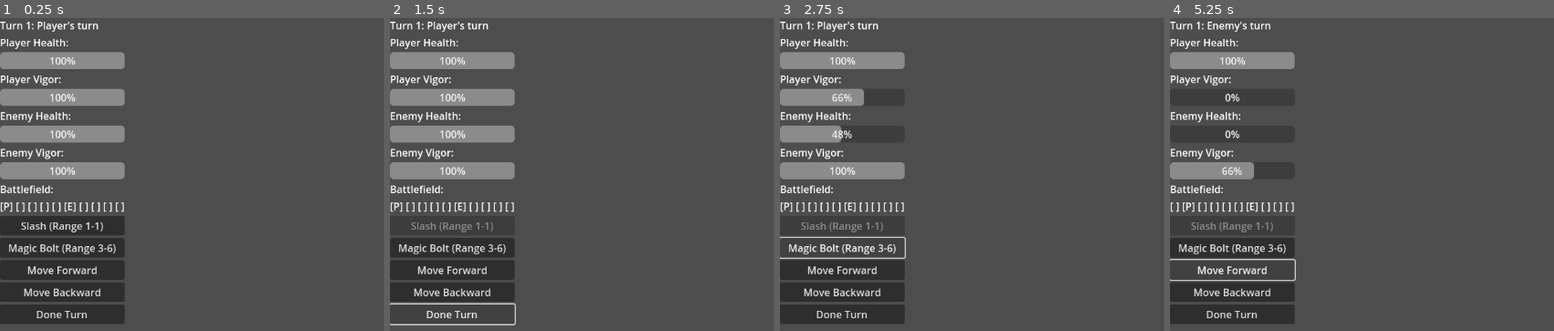
Above: before the commit, frames 1-4 (left to right).
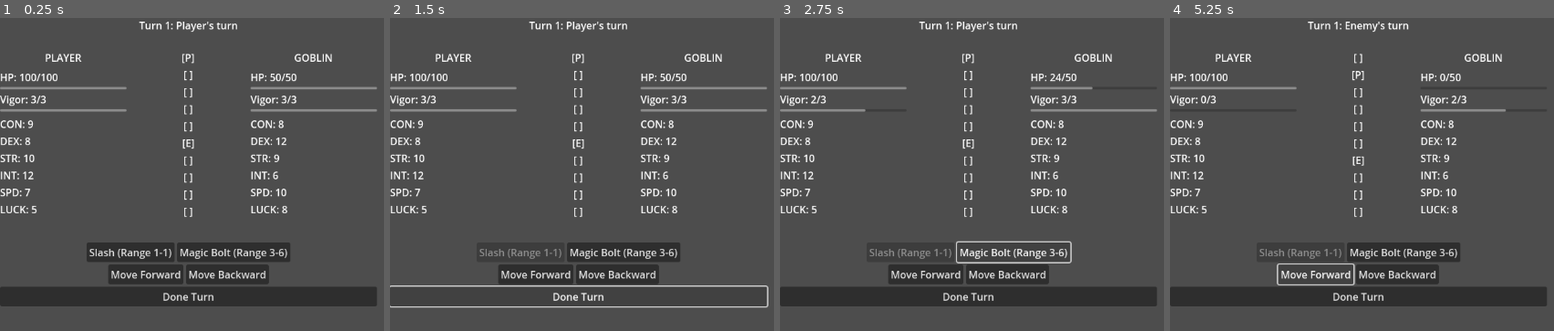
Above: after the commit, the same moments.

Repository: theoskille/project-dither
Game: Godot game, scene res://Main.tscn
The game is run twice, just before and just after one commit, with the same random seed, the same clock (stepped at 60 frames per second) and the same inputs.
Inputs:
- Up to frame 1 (0.25 s): no input
- Up to frame 2 (1.5 s): click "Done Turn" at 0.5 s; click "Done Turn" at 1.25 s
- Up to frame 3 (2.75 s): click "Magic Bolt (Range 3-6)" at 2 s
- Up to frame 4 (5.25 s): click "Move Forward" at 2.75 s; click "Magic Bolt (Range 3-6)" at 3.5 s; click "Done Turn" at 4.25 s; click "Move Forward" at 5 s

The runs differ from the first frame. In frame 1, 28% of the frame differs, in the area x 0-99%, y 1-98%; in frame 2, 22%; in frame 3, 23%; in frame 4, 20%.

Commit message:
new UI + enemy name state

Diff:
--- a/Main.gd
+++ b/Main.gd
@@ -1,13 +1,11 @@
 extends Control
 
-var player_health_bar: ProgressBar
-var enemy_health_bar: ProgressBar
-var player_vigor_bar: ProgressBar
-var enemy_vigor_bar: ProgressBar
+var player_stats_panel: VBoxContainer
+var enemy_stats_panel: VBoxContainer
 var turn_indicator: Label
-var battlefield_display: HBoxContainer
+var battlefield_display: VBoxContainer
 var attack_buttons: Array[Button] = []
-var attack_container: VBoxContainer
+var attack_container: HBoxContainer
 var move_forward_button: Button
 var move_backward_button: Button
 var done_turn_button: Button
@@ -17,71 +15,89 @@
 	_connect_signals()
 
 func _build_ui():
-	var vbox = VBoxContainer.new()
-	add_child(vbox)
+	# Main vertical container
+	var main_vbox = VBoxContainer.new()
+	add_child(main_vbox)
 
+	# Turn indicator at top (full width)
 	turn_indicator = Label.new()
 	turn_indicator.set_script(preload("res://src/ui/TurnIndicator.gd"))
-	vbox.add_child(turn_indicator)
+	turn_indicator.horizontal_alignment = HORIZONTAL_ALIGNMENT_CENTER
+	main_vbox.add_child(turn_indicator)
 
-	vbox.add_child(Label.new())
-	vbox.get_child(-1).text = "Player Health:"
+	# Spacer
+	var spacer = Control.new()
+	spacer.custom_minimum_size = Vector2(0, 20)
+	main_vbox.add_child(spacer)
 
-	player_health_bar = ProgressBar.new()
-	player_health_bar.set_script(preload("res://src/ui/HealthBar.gd"))
-	player_health_bar.entity_name = "player"
-	player_health_bar.value = 100
-	vbox.add_child(player_health_bar)
+	# Middle section: Player Stats | Battlefield | Enemy Stats
+	var middle_hbox = HBoxContainer.new()
+	middle_hbox.alignment = BoxContainer.ALIGNMENT_CENTER
+	main_vbox.add_child(middle_hbox)
 
-	vbox.add_child(Label.new())
-	vbox.get_child(-1).text = "Player Vigor:"
+	# Player stats panel (left)
+	player_stats_panel = VBoxContainer.new()
+	player_stats_panel.set_script(preload("res://src/ui/EntityStatsPanel.gd"))
+	player_stats_panel.entity_name = "player"
+	player_stats_panel.custom_minimum_size = Vector2(200, 0)
+	middle_hbox.add_child(player_stats_panel)
 
-	player_vigor_bar = ProgressBar.new()
-	player_vigor_bar.set_script(preload("res://src/ui/VigorBar.gd"))
-	player_vigor_bar.entity_name = "player"
-	player_vigor_bar.value = 3
-	vbox.add_child(player_vigor_bar)
+	# Spacer
+	var center_spacer = Control.new()
+	center_spacer.custom_minimum_size = Vector2(40, 0)
+	middle_hbox.add_child(center_spacer)
 
-	vbox.add_child(Label.new())
-	vbox.get_child(-1).text = "Enemy Health:"
+	# Battlefield display (center)
+	battlefield_display = VBoxContainer.new()
+	battlefield_display.set_script(preload("res://src/ui/BattlefieldDisplay.gd"))
+	battlefield_display.custom_minimum_size = Vector2(100, 0)
+	middle_hbox.add_child(battlefield_display)
 
-	enemy_health_bar = ProgressBar.new()
-	enemy_health_bar.set_script(preload("res://src/ui/HealthBar.gd"))
-	enemy_health_bar.entity_name = "enemy"
-	enemy_health_bar.value = 100
-	vbox.add_child(enemy_health_bar)
+	# Spacer
+	var right_spacer = Control.new()
+	right_spacer.custom_minimum_size = Vector2(40, 0)
+	middle_hbox.add_child(right_spacer)
 
-	vbox.add_child(Label.new())
-	vbox.get_child(-1).text = "Enemy Vigor:"
+	# Enemy stats panel (right)
+	enemy_stats_panel = VBoxContainer.new()
+	enemy_stats_panel.set_script(preload("res://src/ui/EntityStatsPanel.gd"))
+	enemy_stats_panel.entity_name = "enemy"
+	enemy_stats_panel.custom_minimum_size = Vector2(200, 0)
+	middle_hbox.add_child(enemy_stats_panel)
 
-	enemy_vigor_bar = ProgressBar.new()
-	enemy_vigor_bar.set_script(preload("res://src/ui/VigorBar.gd"))
-	enemy_vigor_bar.entity_name = "enemy"
-	enemy_vigor_bar.value = 3
-	vbox.add_child(enemy_vigor_bar)
+	# Spacer before controls
+	var bottom_spacer = Control.new()
+	bottom_spacer.custom_minimum_size = Vector2(0, 30)
+	main_vbox.add_child(bottom_spacer)
 
-	vbox.add_child(Label.new())
-	vbox.get_child(-1).text = "Battlefield:"
+	# Controls section at bottom
+	var controls_vbox = VBoxContainer.new()
+	controls_vbox.alignment = BoxContainer.ALIGNMENT_CENTER
+	main_vbox.add_child(controls_vbox)
 
-	battlefield_display = HBoxContainer.new()
-	battlefield_display.set_script(preload("res://src/ui/BattlefieldDisplay.gd"))
-	vbox.add_child(battlefield_display)
+	# Attack buttons container (horizontal)
+	attack_container = HBoxContainer.new()
+	attack_container.alignment = BoxContainer.ALIGNMENT_CENTER
+	controls_vbox.add_child(attack_container)
+	_rebuild_attack_buttons()
 
-	# Dynamic attack buttons container
-	attack_container = vbox
-	_rebuild_attack_buttons()
+	# Movement buttons container
+	var movement_hbox = HBoxContainer.new()
+	movement_hbox.alignment = BoxContainer.ALIGNMENT_CENTER
+	controls_vbox.add_child(movement_hbox)
 
 	move_forward_button = Button.new()
 	move_forward_button.text = "Move Forward"
-	vbox.add_child(move_forward_button)
+	movement_hbox.add_child(move_forward_button)
 
 	move_backward_button = Button.new()
 	move_backward_button.text = "Move Backward"
-	vbox.add_child(move_backward_button)
+	movement_hbox.add_child(move_backward_button)
 
+	# Done turn button
 	done_turn_button = Button.new()
 	done_turn_button.text = "Done Turn"
-	vbox.add_child(done_turn_button)
+	controls_vbox.add_child(done_turn_button)
 
 func _connect_signals():
 	move_forward_button.pressed.connect(_on_move_forward_pressed)
--- a/src/mutations/BattleStateMutations.gd
+++ b/src/mutations/BattleStateMutations.gd
@@ -59,6 +59,7 @@
 func initialize_entity_from_enemy_data(entity: String, enemy_data: EnemyData, position: int):
 	var entity_state = BattleStateStore.battle_state.get("%s_state" % entity)
 
+	entity_state.name = enemy_data.enemy_name
 	entity_state.max_hp = enemy_data.max_hp
 	entity_state.current_hp = enemy_data.max_hp
 	entity_state.max_vigor = enemy_data.max_vigor
--- a/src/resources/BattleState.gd
+++ b/src/resources/BattleState.gd
@@ -11,6 +11,7 @@
 		battlefield = BattlefieldLayout.new()
 	if not player_state:
 		player_state = EntityState.new()
+		player_state.name = "Player"
 		player_state.position = 0
 	if not enemy_state:
 		enemy_state = EntityState.new()
--- a/src/resources/EntityState.gd
+++ b/src/resources/EntityState.gd
@@ -1,6 +1,7 @@
 class_name EntityState
 extends Resource
 
+@export var name: String = ""
 @export var max_hp: int = 100
 @export var current_hp: int = 100
 @export var max_vigor: int = 3
--- a/src/ui/BattlefieldDisplay.gd
+++ b/src/ui/BattlefieldDisplay.gd
@@ -1,4 +1,4 @@
-extends Control
+extends VBoxContainer
 
 @onready var position_labels = []
 
@@ -16,6 +16,7 @@
 	for i in range(total_tiles):
 		var label = Label.new()
 		label.text = "[ ]"
+		label.horizontal_alignment = HORIZONTAL_ALIGNMENT_CENTER
 		add_child(label)
 		position_labels.append(label)
 
--- /dev/null
+++ b/src/ui/EntityStatsPanel.gd
@@ -0,0 +1,92 @@
+extends VBoxContainer
+
+@export var entity_name: String = "player"
+
+var title_label: Label
+var hp_label: Label
+var hp_bar: ProgressBar
+var vigor_label: Label
+var vigor_bar: ProgressBar
+var stats_container: VBoxContainer
+
+func _ready():
+	BattleStateStore.state_changed.connect(_on_state_changed)
+	_build_panel()
+	_update_display()
+
+func _build_panel():
+	# Title
+	title_label = Label.new()
+	title_label.horizontal_alignment = HORIZONTAL_ALIGNMENT_CENTER
+	add_child(title_label)
+
+	# Spacer
+	add_child(Control.new())
+
+	# HP Label
+	hp_label = Label.new()
+	add_child(hp_label)
+
+	# HP Bar
+	hp_bar = ProgressBar.new()
+	hp_bar.set_script(preload("res://src/ui/HealthBar.gd"))
+	hp_bar.entity_name = entity_name
+	hp_bar.show_percentage = false
+	add_child(hp_bar)
+
+	# Vigor Label
+	vigor_label = Label.new()
+	add_child(vigor_label)
+
+	# Vigor Bar
+	vigor_bar = ProgressBar.new()
+	vigor_bar.set_script(preload("res://src/ui/VigorBar.gd"))
+	vigor_bar.entity_name = entity_name
+	vigor_bar.show_percentage = false
+	add_child(vigor_bar)
+
+	# Spacer
+	add_child(Control.new())
+
+	# Base Stats
+	stats_container = VBoxContainer.new()
+	add_child(stats_container)
+
+	var stat_names = ["CON", "DEX", "STR", "INT", "SPD", "LUCK"]
+	for stat_name in stat_names:
+		var stat_label = Label.new()
+		stat_label.name = stat_name
+		stats_container.add_child(stat_label)
+
+func _on_state_changed(property_path: String, _old_value, _new_value):
+	# Update when any property of this entity changes
+	if property_path.begins_with("%s_state." % entity_name):
+		_update_display()
+
+func _update_display():
+	# Update title - use stored name if available, otherwise fallback to entity_name
+	var stored_name = BattleStateStore.get_state_value("%s_state.name" % entity_name)
+	if stored_name != null and not stored_name.is_empty():
+		title_label.text = stored_name.to_upper()
+	else:
+		title_label.text = entity_name.to_upper()
+
+	# Update HP label
+	var current_hp = BattleStateStore.get_state_value("%s_state.current_hp" % entity_name)
+	var max_hp = BattleStateStore.get_state_value("%s_state.max_hp" % entity_name)
+	hp_label.text = "HP: %d/%d" % [current_hp, max_hp]
+
+	# Update Vigor label
+	var current_vigor = BattleStateStore.get_state_value("%s_state.current_vigor" % entity_name)
+	var max_vigor = BattleStateStore.get_state_value("%s_state.max_vigor" % entity_name)
+	vigor_label.text = "Vigor: %d/%d" % [current_vigor, max_vigor]
+
+	# Update base stats
+	var base_stats = BattleStateStore.get_state_value("%s_state.base_stats" % entity_name)
+	if base_stats != null:
+		var stat_keys = ["con", "dex", "str", "int", "spd", "luck"]
+		for i in range(stat_keys.size()):
+			var stat_key = stat_keys[i]
+			var stat_label = stats_container.get_child(i)
+			if stat_label != null and base_stats.has(stat_key):
+				stat_label.text = "%s: %d" % [stat_key.to_upper(), base_stats[stat_key]]
Not shown, added: src/ui/EntityStatsPanel.gd.uid
